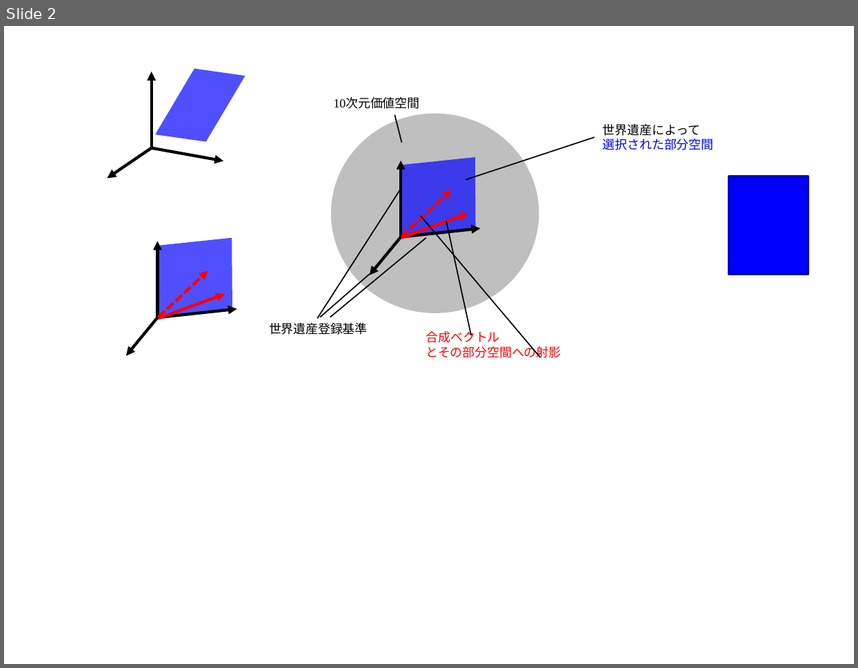
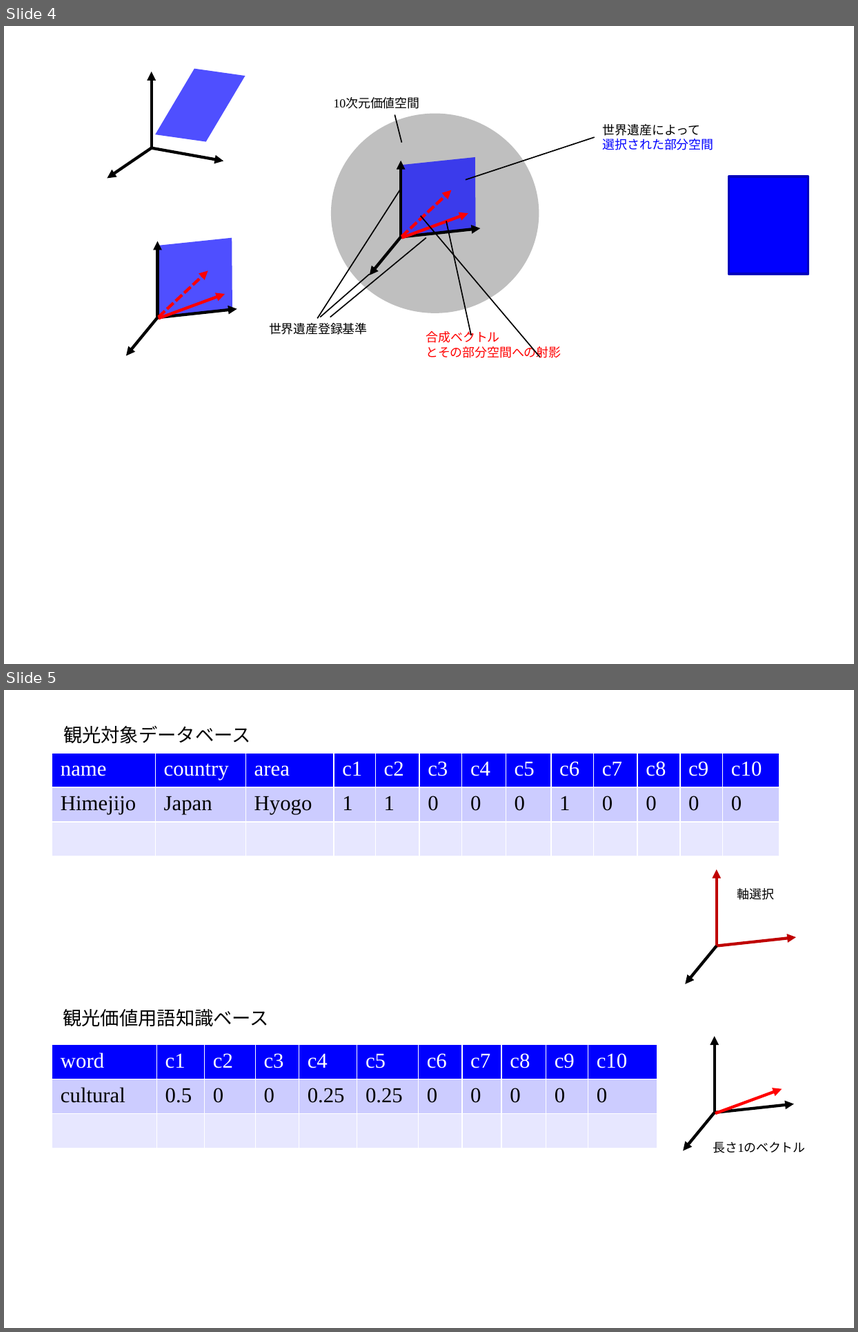
Before and after one commit to kawasaki-thesis/paper, a slide deck: 図表.pptx. Shown one above the other, each under a label of ours: slide 2 before the commit, slides 4 and 5 after it. The pictures are 858x668 and 858x1332 pixels, drawn with LibreOffice and Linux fonts; fonts in the diff are those of the drawing. Boxes give left, top, right and bottom in pixels: in the first picture for what was removed or moved away, otherwise in the second. Text is boxed around its words. In the diff, an @@ line names an element or a change of style, - is before the commit and + after.

```diff
--- a/図表.pptx
+++ b/図表.pptx
@@ slide 5 added at (x1=4, y1=690, x2=854, y2=1328), background #FFFFFF @@
@@ text added at (x1=63, y1=726, x2=250, y2=744), 16 pt, text #000000 @@
+観光対象データベース
@@ table added at (x1=52, y1=753, x2=781, y2=856), 3 rows, 13 columns @@
+name | country | area | c1 | c2 | c3 | c4 | c5 | c6 | c7 | c8 | c9 | c10
+Himejijo | Japan | Hyogo | 1 | 1 | 0 | 0 | 0 | 1 | 0 | 0 | 0 | 0
+ |  |  |  |  |  |  |  |  |  |  |  | 
@@ arrow added from (716, 946) to (716, 869), #BF0000 2.5 pt @@
@@ text added at (x1=737, y1=888, x2=775, y2=900), 10.5 pt, text #000000 @@
+軸選択
@@ arrow added from (716, 946) to (796, 938), #BF0000 2.5 pt @@
@@ arrow added from (716, 946) to (685, 984), #000000 2.5 pt @@
@@ text added at (x1=63, y1=1009, x2=269, y2=1027), 16 pt, text #000000 @@
+観光価値用語知識ベース
@@ arrow added from (715, 1112) to (715, 1036), #000000 2.5 pt @@
@@ table added at (x1=52, y1=1045, x2=657, y2=1148), 3 rows, 11 columns @@
+word | c1 | c2 | c3 | c4 | c5 | c6 | c7 | c8 | c9 | c10
+cultural | 0.5 | 0 | 0 | 0.25 | 0.25 | 0 | 0 | 0 | 0 | 0
+ |  |  |  |  |  |  |  |  |  | 
@@ arrow added from (715, 1114) to (782, 1089), #FF0000 2.5 pt @@
@@ arrow added from (715, 1112) to (683, 1151), #000000 2.5 pt @@
@@ arrow added from (715, 1112) to (794, 1104), #000000 2.5 pt @@
@@ text added at (x1=713, y1=1141, x2=806, y2=1153), 10.5 pt, text #000000 @@
+長さ1のベクトル
@@ what was slide 2 is now slide 4 @@
```
Also in this commit, not shown: 4 other slides added, 2 other files.
